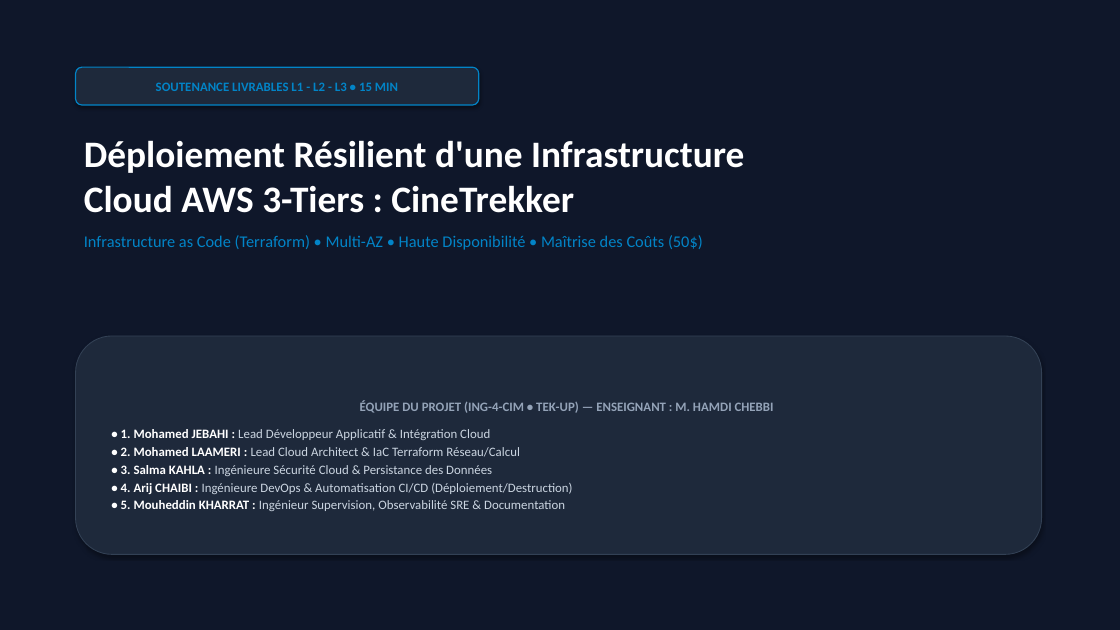
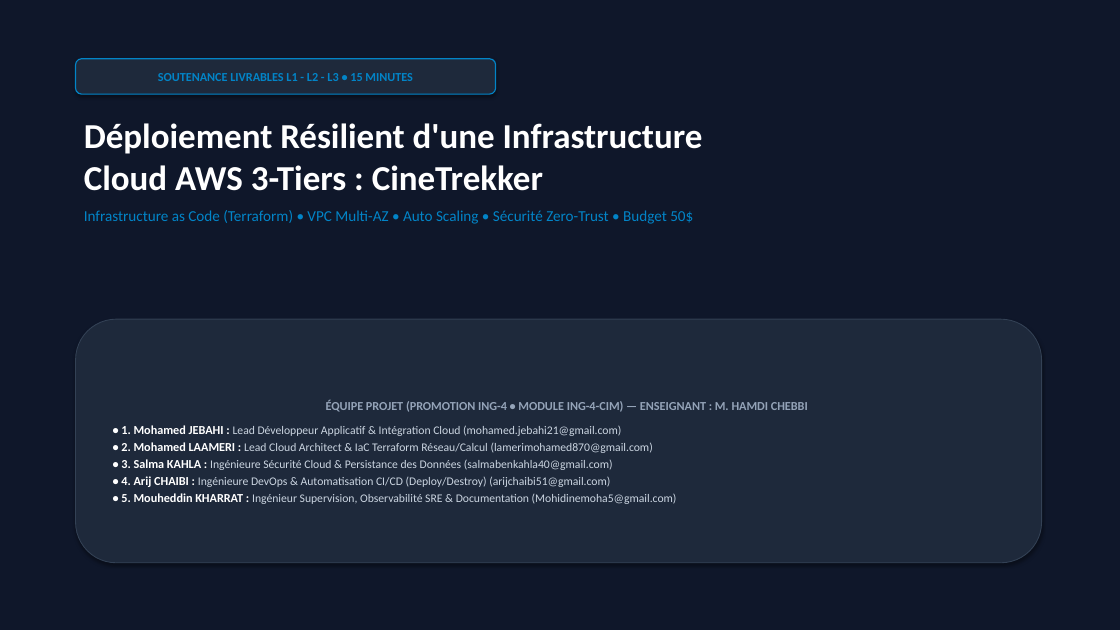
Before and after one commit to MohamedJebahi21/projet-aws, a slide deck: slide 1 of docs/Presentation_Soutenance_CineTrekker.pptx. Drawn at 1120x630 pixels with LibreOffice and Linux fonts; fonts in the diff are those of the drawing. Boxes give left, top, right and bottom in pixels: in the first picture for what was removed or moved away, otherwise in the second. Text is boxed around its words. In the diff, an @@ line names an element or a change of style, - is before the commit and + after.

Commit message:
feat(presentation): enrichissement a 14 slides - ajout complet de RDS, CloudWatch, S3 Endpoint, 5 axes et securite

```diff
--- a/docs/Presentation_Soutenance_CineTrekker.pptx
+++ b/docs/Presentation_Soutenance_CineTrekker.pptx
@@ rounded rectangle "SOUTENANCE LIVRABLES L1 - L2 ...": place and size @@
-rounded rectangle "SOUTENANCE LIVRABLES L1 - L2 ..." at <box>76,67,479,105</box>
+rounded rectangle "SOUTENANCE LIVRABLES L1 - L2 ..." at <box>76,59,496,94</box>
@@ text in rounded rectangle at <box>158,73,412,81</box>: text changed; size 11 to 10.5 pt @@
-SOUTENANCE LIVRABLES L1 - L2 - L3 • 15 MIN
+SOUTENANCE LIVRABLES L1 - L2 - L3 • 15 MINUTES
@@ text "Déploiement Résilient d'une Infrastructure Cloud ...": place and size @@
-text "Déploiement Résilient d'une Infrastructure Cloud ..." at <box>84,140,744,250</box>
+text "Déploiement Résilient d'une Infrastructure Cloud ..." at <box>84,123,703,224</box>
@@ text at <box>84,123,703,191</box>: size 32 to 30 pt in "Déploiement Résilient d'une Infrastructure Cloud AWS 3-Tiers ..."; less space between paragraphs @@
@@ text at <box>84,210,693,224</box>: text changed; size 14 to 13 pt @@
-Infrastructure as Code (Terraform) • Multi-AZ • Haute Disponibilité • Maîtrise des Coûts (50$)
+Infrastructure as Code (Terraform) • VPC Multi-AZ • Auto Scaling • Sécurité Zero-Trust • Budget 50$
@@ rounded rectangle "ÉQUIPE PROJET (PROMOTION ING-4 • ...": place and size @@
-rounded rectangle "ÉQUIPE PROJET (PROMOTION ING-4 • ..." at <box>76,336,1042,555</box>
+rounded rectangle "ÉQUIPE PROJET (PROMOTION ING-4 • ..." at <box>76,319,1042,563</box>
@@ text in rounded rectangle at <box>121,400,808,504</box>: text changed; size 11 to 10 pt @@
-ÉQUIPE DU PROJET (ING-4-CIM • TEK-UP) — ENSEIGNANT : M. HAMDI CHEBBI
-• 1. Mohamed JEBAHI : Lead Développeur Applicatif & Intégration Cloud
-• 2. Mohamed LAAMERI : Lead Cloud Architect & IaC Terraform Réseau/Calcul
-• 3. Salma KAHLA : Ingénieure Sécurité Cloud & Persistance des Données
-• 4. Arij CHAIBI : Ingénieure DevOps & Automatisation CI/CD (Déploiement/Destruction)
-• 5. Mouheddin KHARRAT : Ingénieur Supervision, Observabilité SRE & Documentation
+ÉQUIPE PROJET (PROMOTION ING-4 • MODULE ING-4-CIM) — ENSEIGNANT : M. HAMDI CHEBBI
+• 1. Mohamed JEBAHI : Lead Développeur Applicatif & Intégration Cloud (mohamed.jebahi21@gmail.com)
+• 2. Mohamed LAAMERI : Lead Cloud Architect & IaC Terraform Réseau/Calcul (lamerimohamed870@gmail.com)
+• 3. Salma KAHLA : Ingénieure Sécurité Cloud & Persistance des Données (salmabenkahla40@gmail.com)
+• 4. Arij CHAIBI : Ingénieure DevOps & Automatisation CI/CD (Deploy/Destroy) (arijchaibi51@gmail.com)
+• 5. Mouheddin KHARRAT : Ingénieur Supervision, Observabilité SRE & Documentation (Mohidinemoha5@gmail.com)
```
Also in this commit, not shown: 8 other slides changed, 5 slides added.
